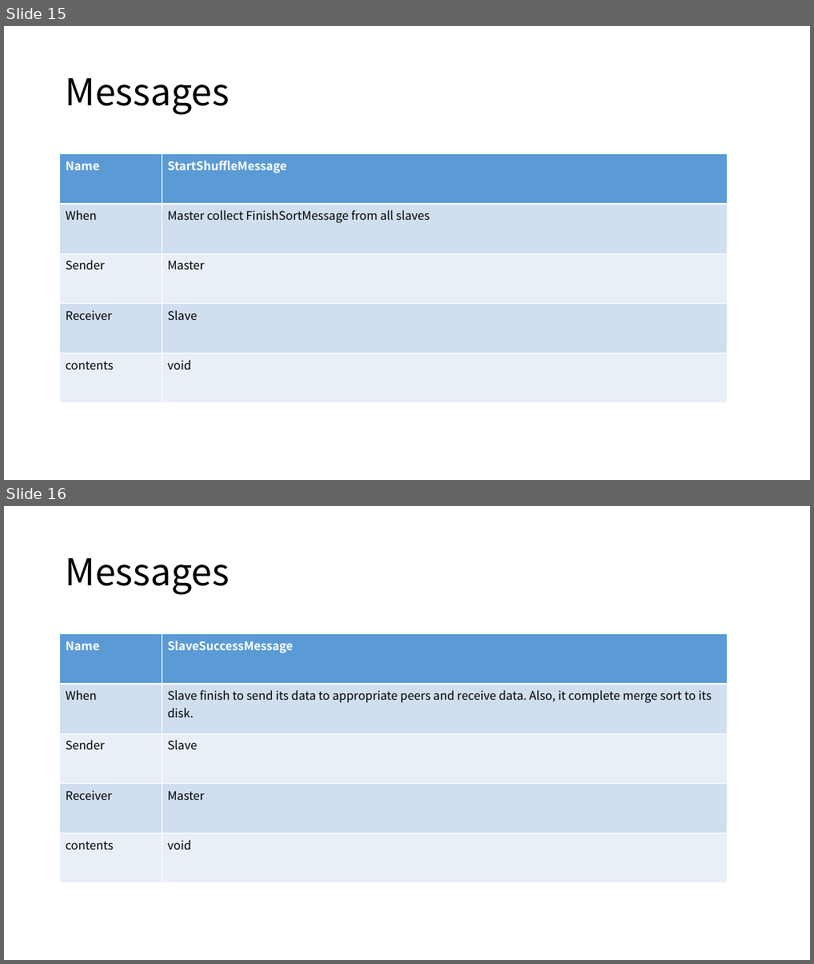
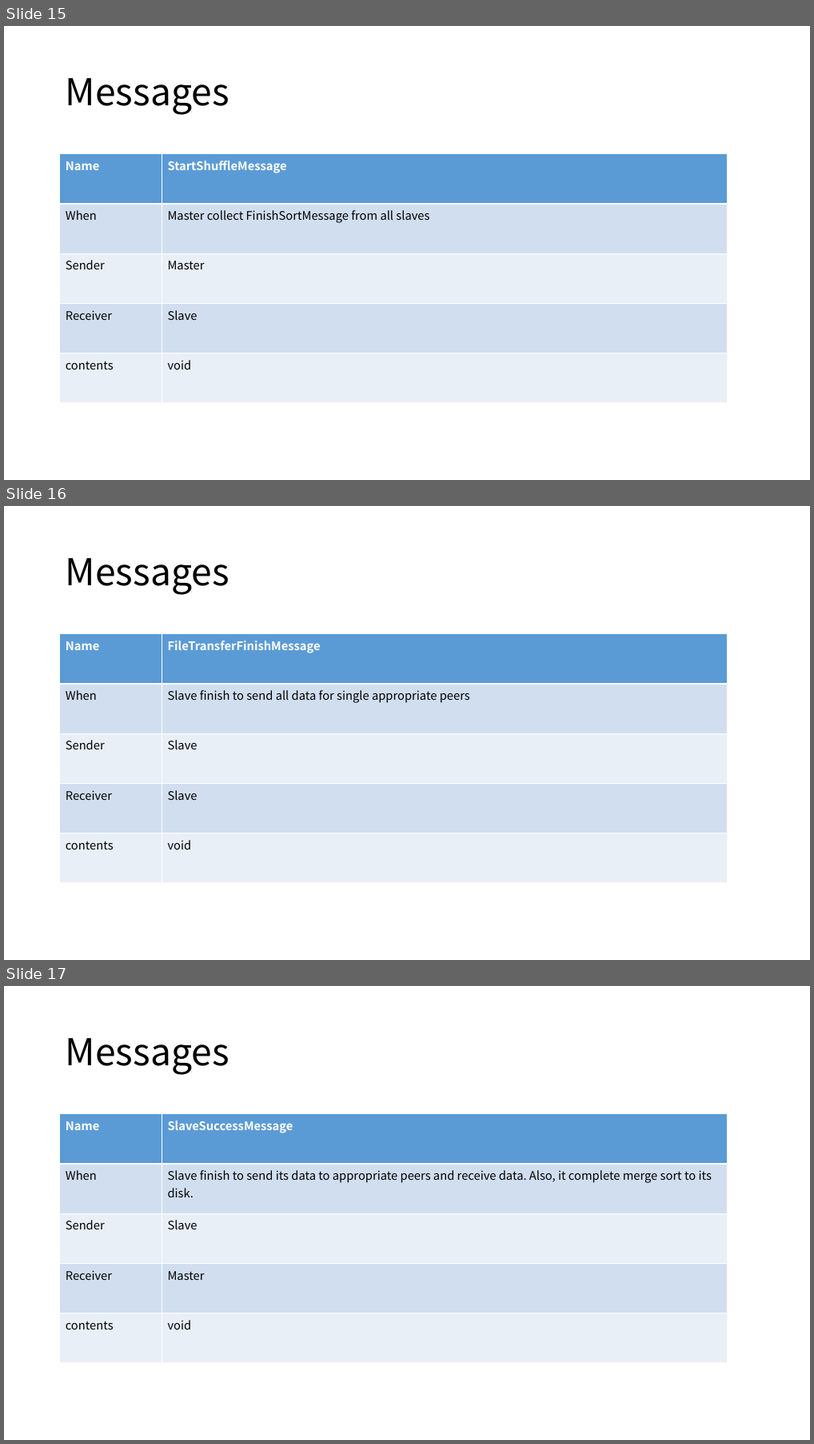
Before and after one commit to GNUp/cs434-doc, a slide deck: project2.pptx. Shown one above the other, each under a label of ours: slides 15 and 16 before the commit, slides 15, 16 and 17 after it. The pictures are 814x964 and 814x1444 pixels, drawn with LibreOffice and Linux fonts; fonts in the diff are those of the drawing. Boxes give left, top, right and bottom in pixels: in the first picture for what was removed or moved away, otherwise in the second. Text is boxed around its words. In the diff, an @@ line names an element or a change of style, - is before the commit and + after.

```diff
--- a/project2.pptx
+++ b/project2.pptx
@@ slide 16 added at (4, 506, 810, 960), background #FFFFFF @@
@@ title added at (66, 558, 230, 595), 44 pt, text #000000 @@
+Messages
@@ table added at (60, 634, 728, 883), 5 rows, 2 columns @@
+Name | FileTransferFinishMessage
+When | Slave finish to send all data for single appropriate peers
+Sender | Slave
+Receiver | Slave
+contents | void
@@ what was slide 16 is now slide 17 @@
```
Also in this commit, not shown: 2 slides changed, 2 other slides added, 1 slide removed.
